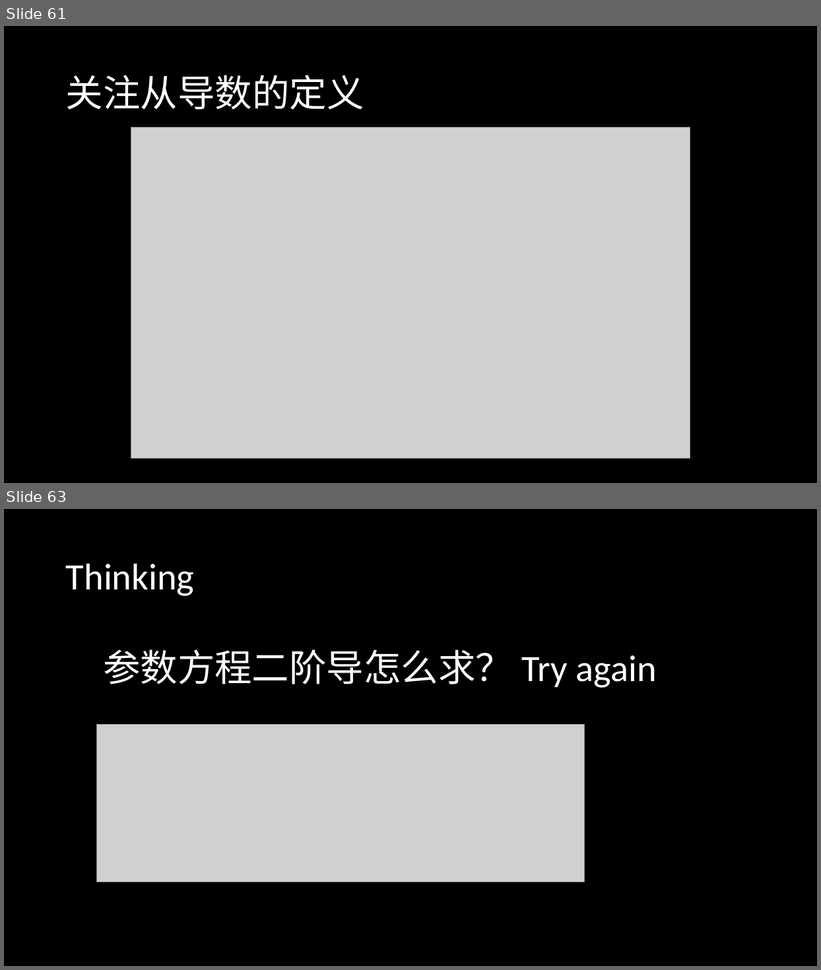
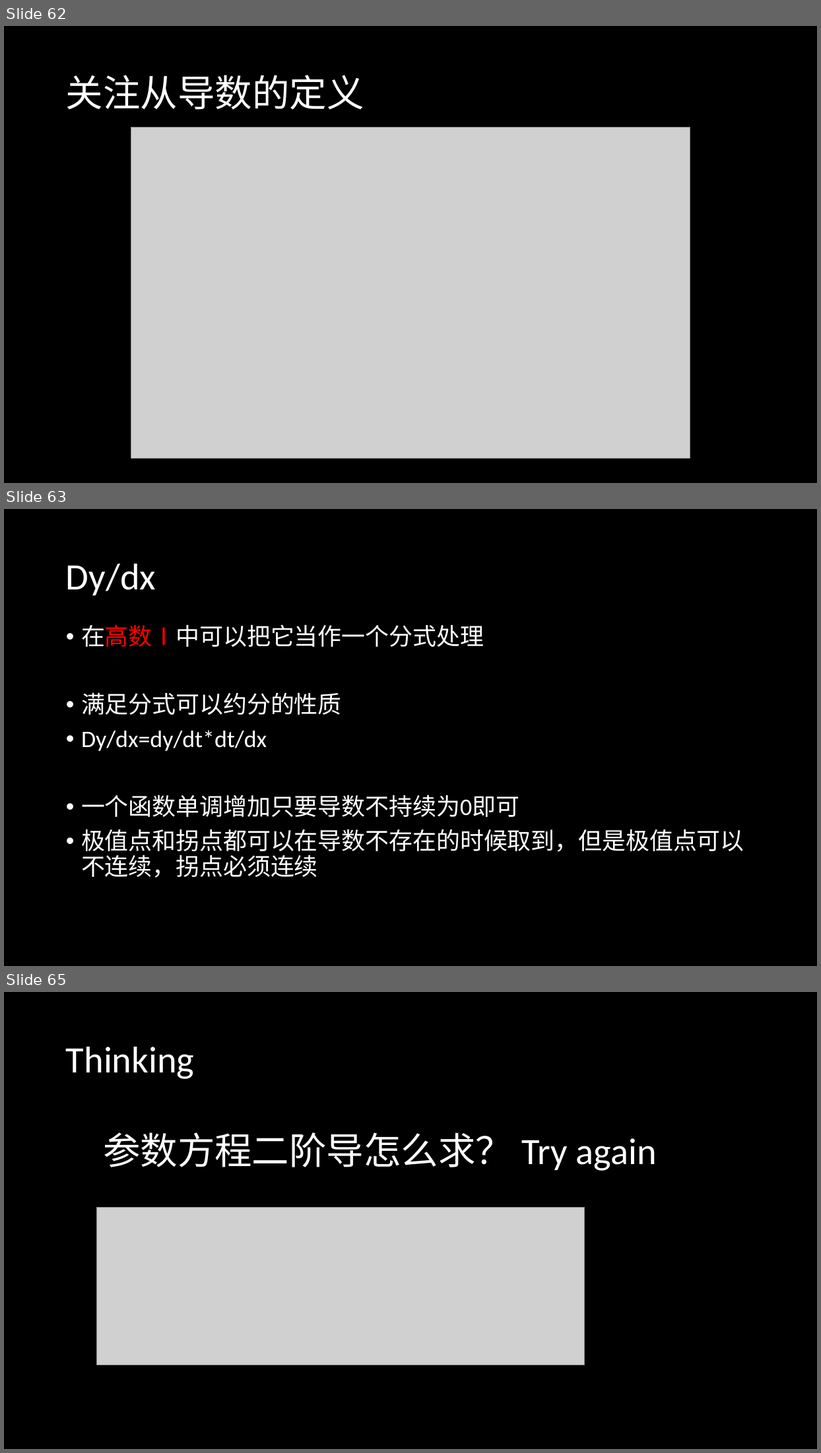
Before and after one commit to maaaark-creator/Calculus, a slide deck: 高数1.pptx. Shown one above the other, each under a label of ours: slides 61 and 63 before the commit, slides 62, 63 and 65 after it; the slides between them are not shown. The pictures are 821x970 and 821x1453 pixels, drawn with LibreOffice and Linux fonts; fonts in the diff are those of the drawing; grey boxes stand for pictures. Boxes give left, top, right and bottom in pixels: in the first picture for what was removed or moved away, otherwise in the second. Text is boxed around its words. In the diff, an @@ line names an element or a change of style, - is before the commit and + after.

```diff
--- a/高数1.pptx
+++ b/高数1.pptx
@@ slide 63 added at box(4, 509, 817, 966), background #000000 @@
@@ title added at box(66, 563, 156, 595), 44 pt, text #FFFFFF @@
+Dy/dx
@@ text added at box(81, 625, 745, 878), 28 pt, text #FFFFFF @@
+• 在高数Ⅰ中可以把它当作一个分式处理
+• 满足分式可以约分的性质
+• Dy/dx=dy/dt*dt/dx
+• 一个函数单调增加只要导数不持续为0即可
+• 极值点和拐点都可以在导数不存在的时候取到，但是极值点可以不连续，拐点必须连续
@@ what was slide 61 is now slide 62 @@
@@ what was slide 63 is now slide 65 @@
```
Also in this commit, not shown: 3 slides changed, 3 other slides added.
